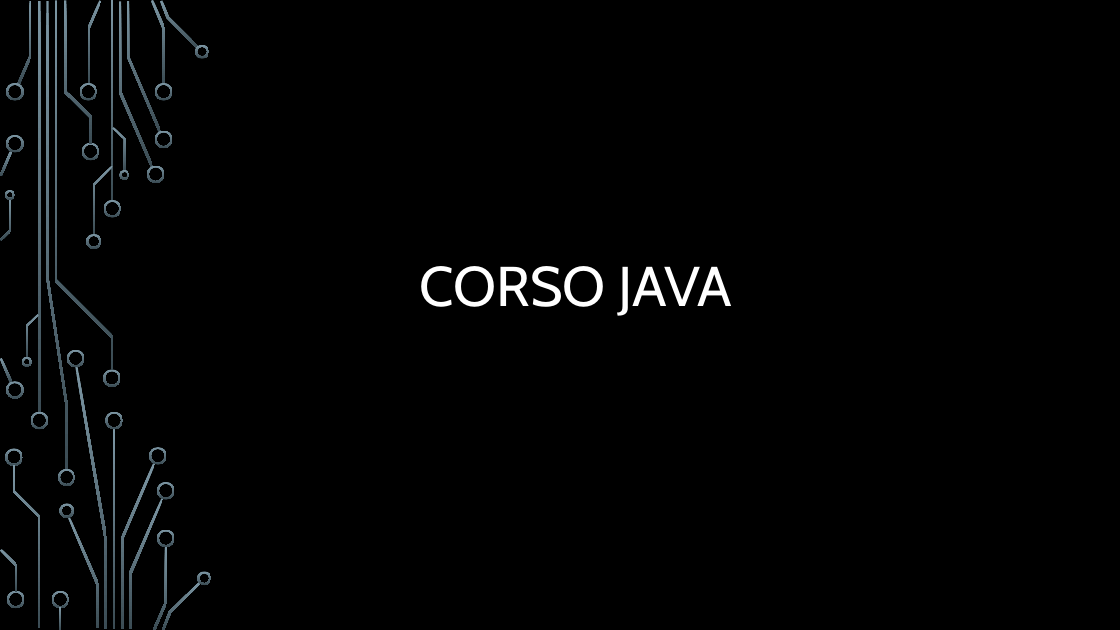
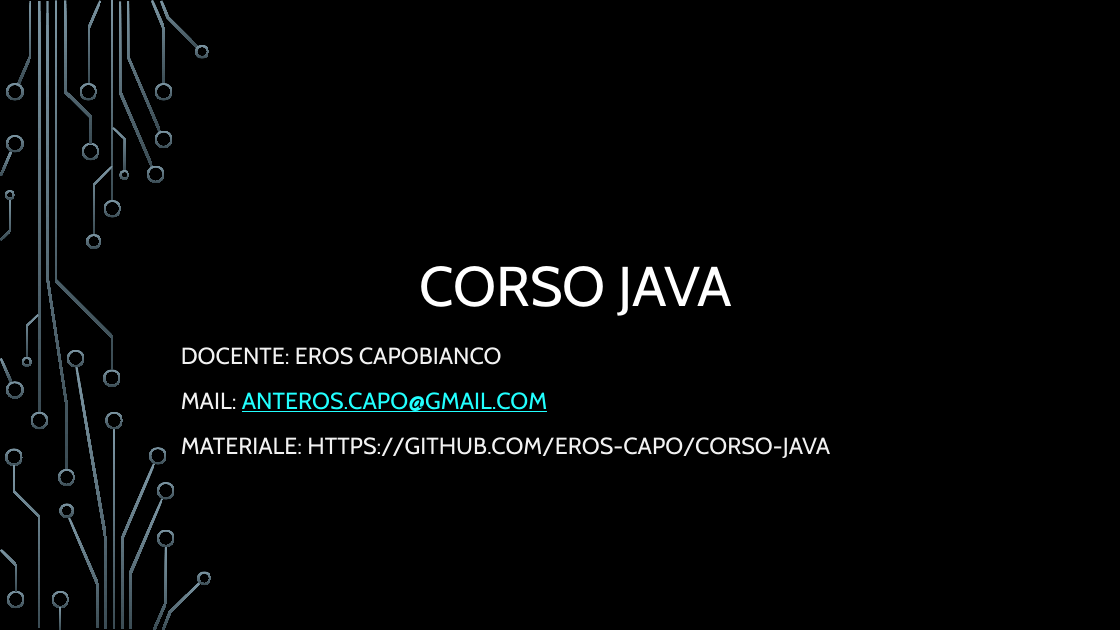
Before and after one commit to Eros-Capo/Corso-Java, a slide deck: slide 1 of Corso Java.pptx. Drawn at 1120x630 pixels with LibreOffice and Linux fonts; fonts in the diff are those of the drawing; background and template pictures are left out. Boxes give left, top, right and bottom in pixels: in the first picture for what was removed or moved away, otherwise in the second. Text is boxed around its words. In the diff, an @@ line names an element or a change of style, - is before the commit and + after.

```diff
--- a/Corso Java.pptx
+++ b/Corso Java.pptx
@@ subtitle added at (x1=181, y1=347, x2=830, y2=458), 20 pt, text #F2F2F2 @@
+DOCENTE: EROS CAPOBIANCO
+MAIL: ANTEROS.CAPO@GMAIL.COM
+MATERIALE: HTTPS://GITHUB.COM/EROS-CAPO/CORSO-JAVA
```
Also in this commit, not shown: 28 other slides changed, 1 other file.
